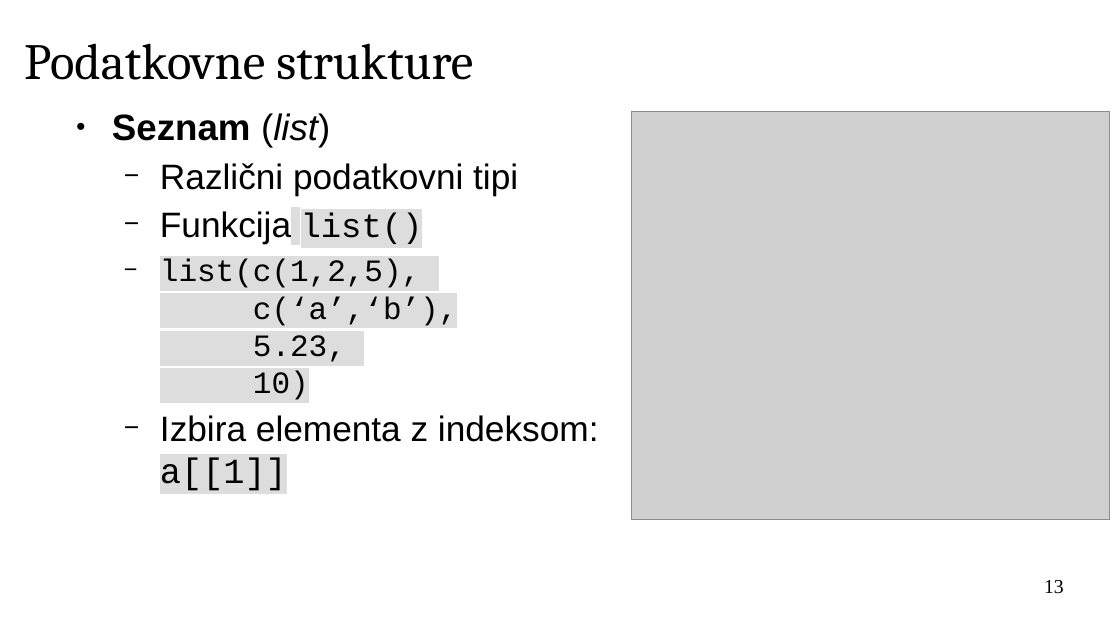
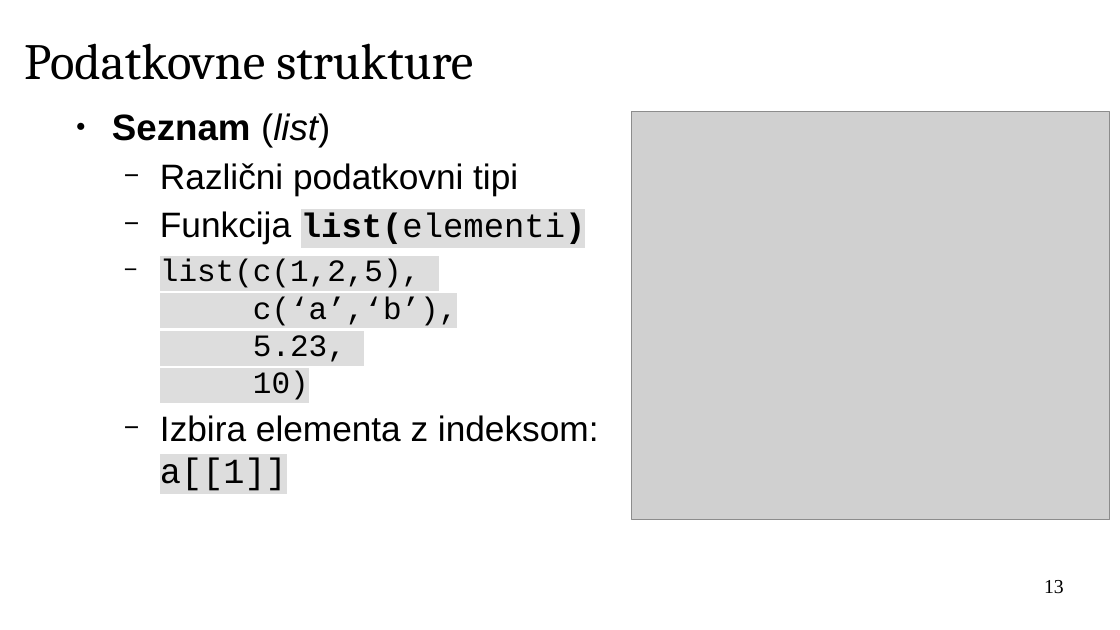
Before and after one commit to janaobsteter/R_tecaj, a slide deck: slide 13 of IT_Rtecaj.odp. Drawn at 1120x630 pixels with LibreOffice and Linux fonts; fonts in the diff are those of the drawing; grey boxes stand for pictures; background and template pictures are left out. Boxes give left, top, right and bottom in pixels: in the first picture for what was removed or moved away, otherwise in the second. Text is boxed around its words. In the diff, an @@ line names an element or a change of style, - is before the commit and + after.

```diff
--- a/IT_Rtecaj.odp
+++ b/IT_Rtecaj.odp
@@ text at <box>160,211,586,244</box>: text changed; size 25 to 24 pt; font Arial to Courier New @@
-  − Funkcija list()
+  − Funkcija list(elementi)
```
Also in this commit, not shown: 10 other slides changed, 17 slides added, 1 other file.
